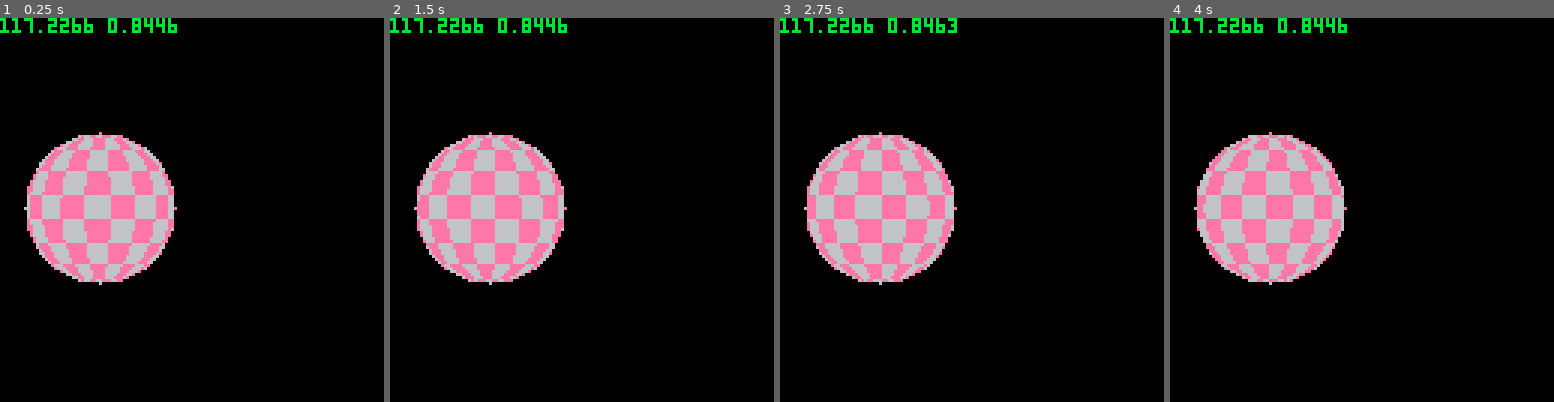
Above: before the commit, frames 1-4 (left to right).
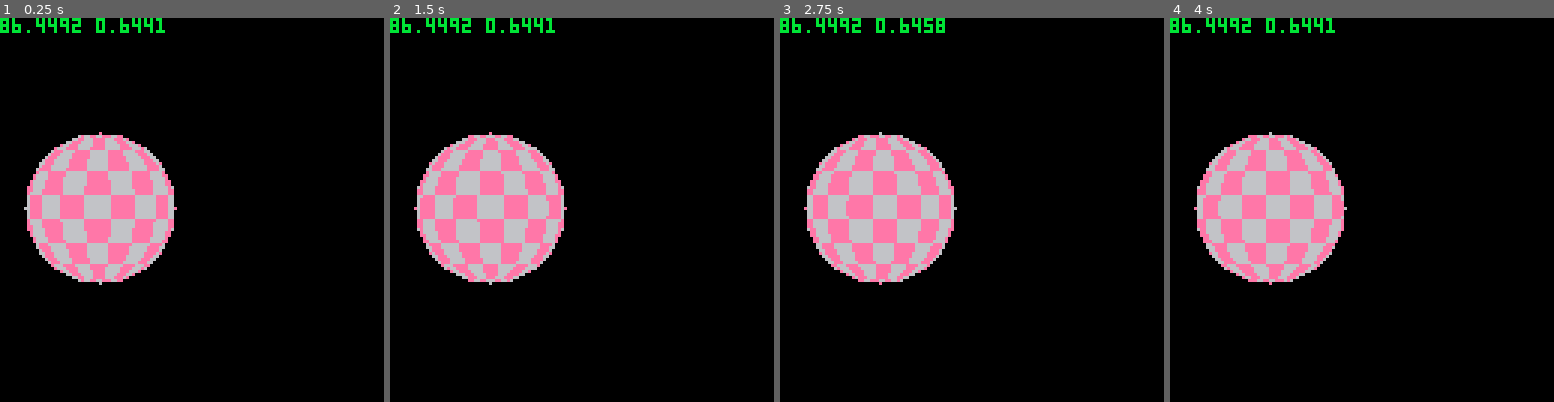
Above: after the commit, the same moments.

Repository: GerodruS/scanner8
Game: PICO-8 cartridge game.p8
Same seed, same stepped clock (60 frames per second), same inputs: the game is played once before the commit and once after it.
Inputs:
- Up to frame 1 (0.25 s): no input
- Up to frame 2 (1.5 s): tap X (X key) at 0.33, 1.07 s
- Up to frame 3 (2.75 s): hold Right 1.6-2.1 s; tap X (X key) at 1.85 s; hold Up 2.15-2.42 s; hold Right from 2.47 s (still down)
- Up to frame 4 (4 s): tap X (X key) at 2.97 s; release Right at 3.03 s; hold Left 3.08-3.58 s; hold Down 3.63-3.97 s

The runs differ from the first frame. In frame 1, 0.8% of the frame differs, in the area x 0-47%, y 0-58%; in frame 2, 4.5%; in frame 3, 8.3%; in frame 4, 12%, in the area x 0-47%, y 0-70%.

Commit message:
More optimization of draw_planet

Diff:
--- a/game.p8
+++ b/game.p8
@@ -300,6 +300,8 @@
  local diameter=radius*2
 
  for x=left,right do
+  local y_min=bottom
+  local p={}
   for y=top,bottom do
    local px=2*(x-left)/diameter-1
    local py=2*(y-top)/diameter-1
@@ -309,23 +311,35 @@
 				py=asin(py)*2/3.141592653589
     local u=time()*0+(px+1)*(64/2)
     local v=(py+1)*(64/2)
-    add(planet_pixels,x)
-    add(planet_pixels,y)
-    add(planet_pixels,u)
-    add(planet_pixels,v)
+    y_min=min(y,y_min)
+    add(p,{u,v})
    end
   end
+  add(planet_pixels,x)
+  add(planet_pixels,y_min)
+  add(planet_pixels,count(p))
+  for j=1,count(p) do
+   add(planet_pixels,p[j][1])
+   add(planet_pixels,p[j][2])
+  end
  end
 end
 
 function draw_planet()
- for i=1,count(planet_pixels),4 do
-  local x=planet_pixels[i]
-  local y=planet_pixels[i+1]
-  local u=time()*1+planet_pixels[i+2]
-  local v=planet_pixels[i+3]
-  local clr=get_planet_pixel(u,v)
-  pset(x,y,clr)
+ local offset=time()*100
+
+ local i=1
+ local n=count(planet_pixels)
+ while i<n do
+  local x=planet_pixels[i] i+=1
+  local y=planet_pixels[i] i+=1
+  local m=planet_pixels[i] i+=1
+  for yy=y,y+m-1 do
+	  local u=planet_pixels[i]+offset i+=1
+	  local v=planet_pixels[i] i+=1
+   local clr=get_planet_pixel(u,v)
+	  pset(x,yy,clr)
+  end
  end
 end
 
